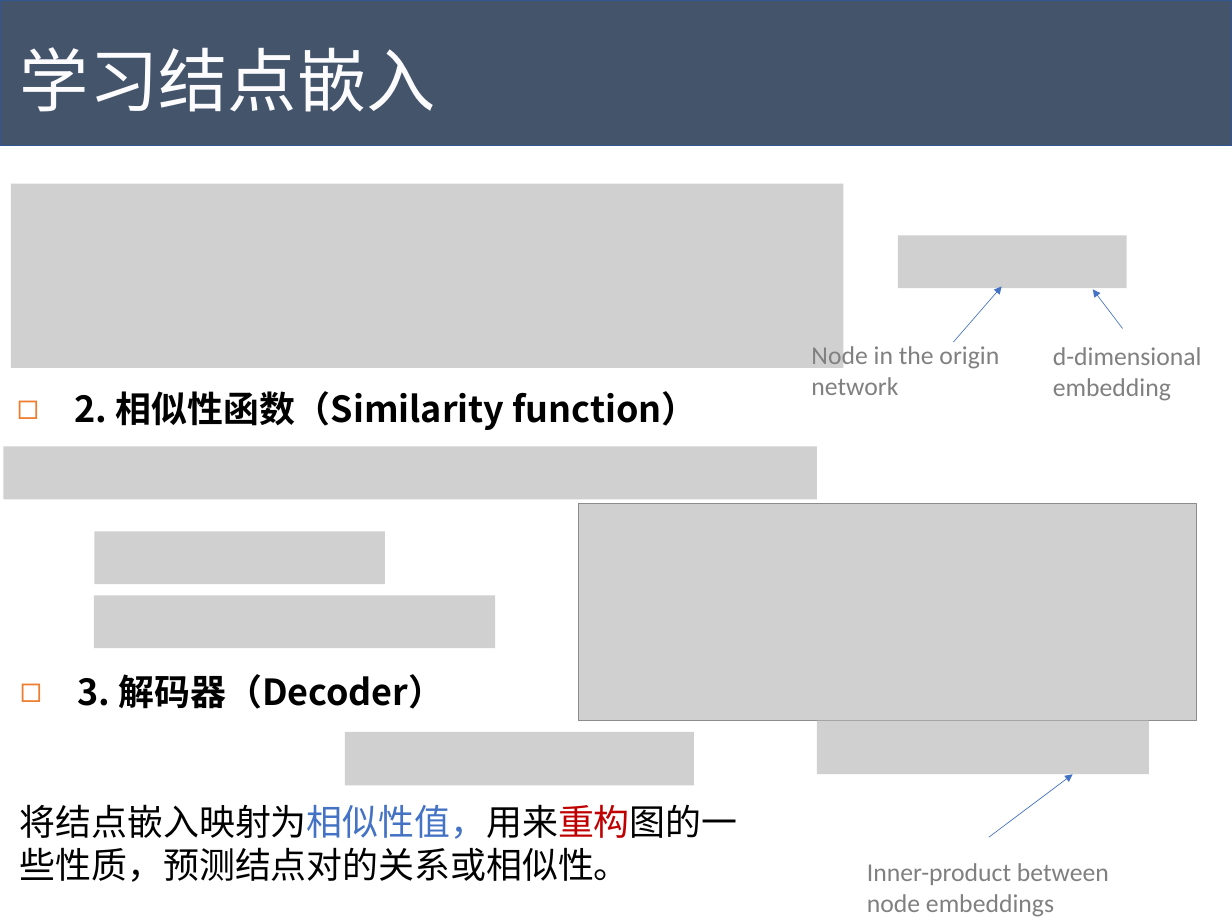
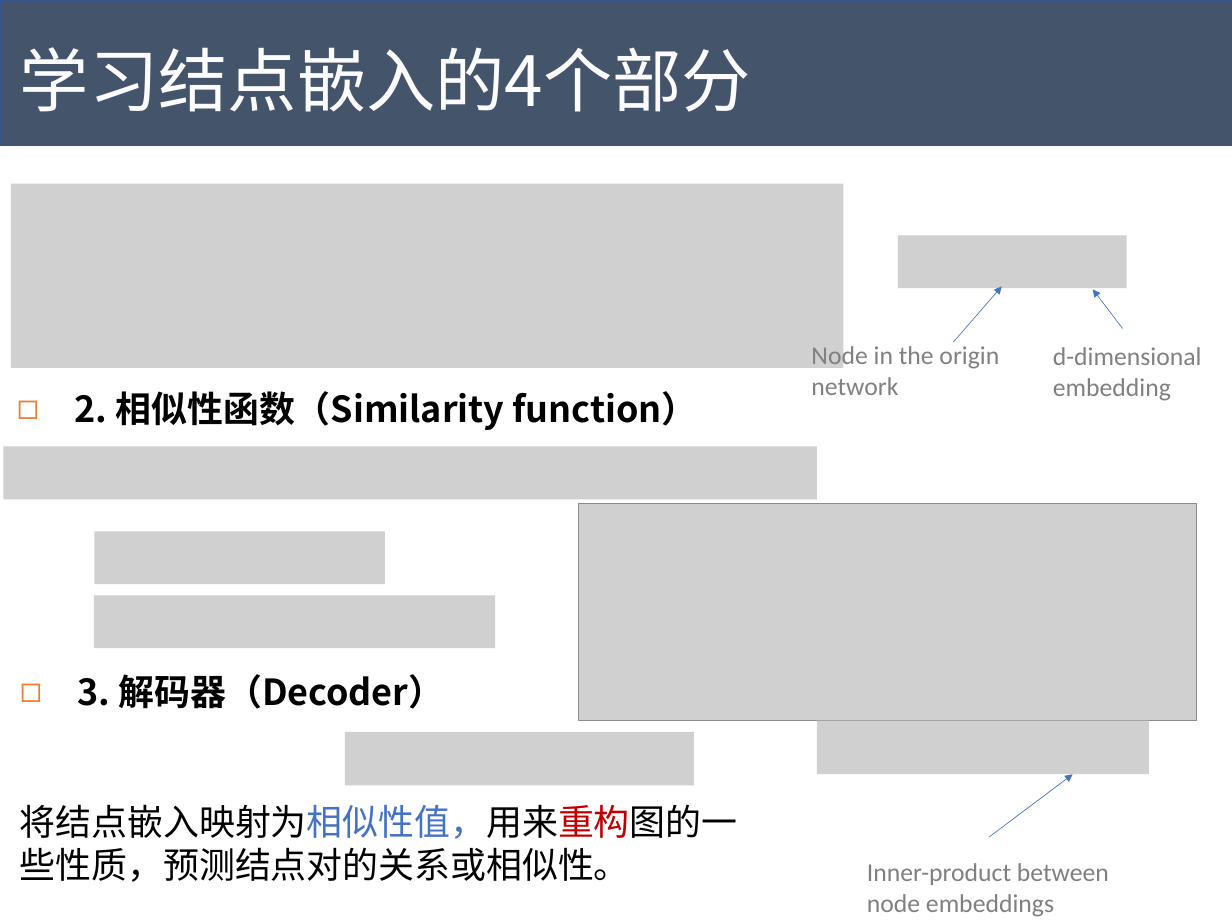
Before and after one commit to Tigerrr07/GNN-tiger, a slide deck: slide 2 of GE.pptx. Drawn at 1232x924 pixels with LibreOffice and Linux fonts; fonts in the diff are those of the drawing; grey boxes stand for pictures. Boxes give left, top, right and bottom in pixels: in the first picture for what was removed or moved away, otherwise in the second. Text is boxed around its words. In the diff, an @@ line names an element or a change of style, - is before the commit and + after.

```diff
--- a/GE.pptx
+++ b/GE.pptx
@@ text at bbox=[20, 47, 751, 112]: text changed @@
-学习结点嵌入
+学习结点嵌入的4个部分
```
Also in this commit, not shown: 4 other slides changed, 1 slide added, 1 slide removed.
